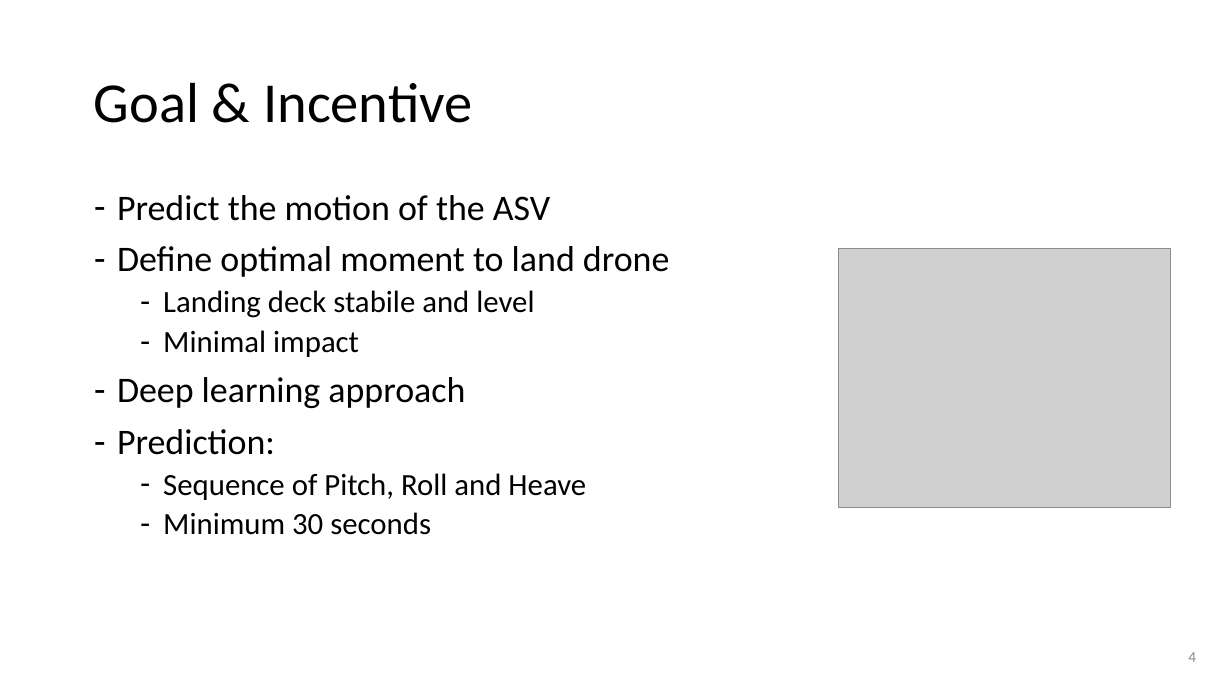
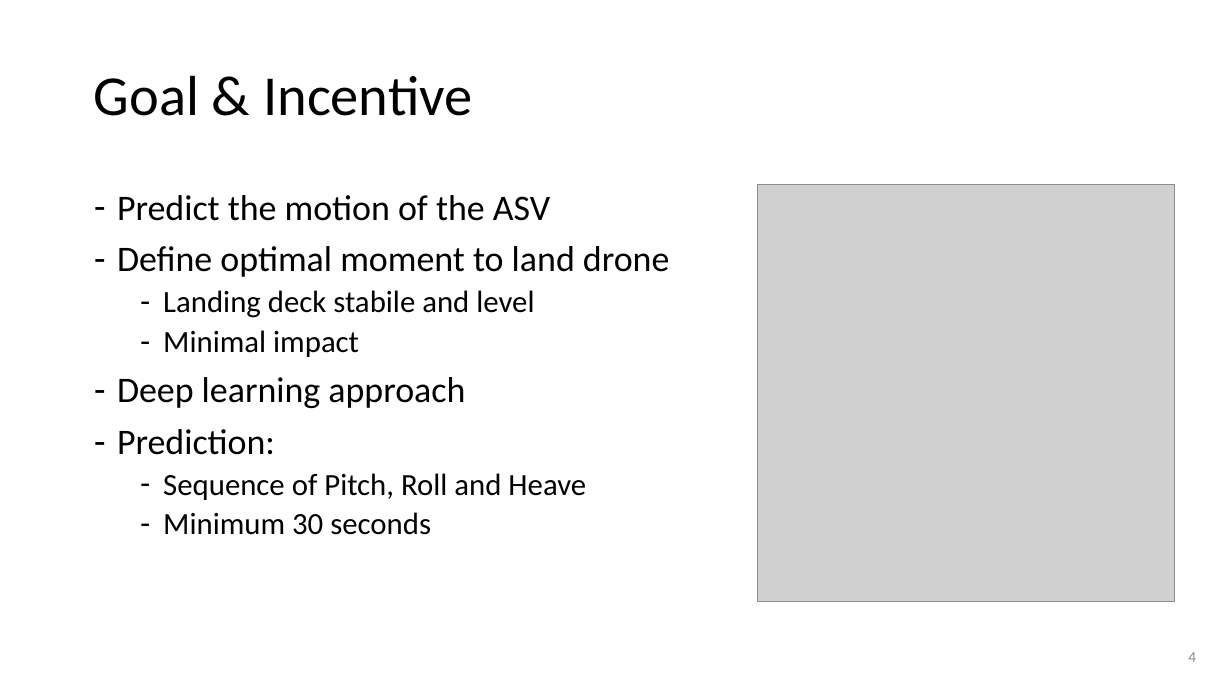
Before and after one commit to lancedw/3D-state-prediction-for-surface-vessels-using-IMU-data-and-images, a slide deck: slide 4 of Documentation/Presentations/April_presentation.pptx. Drawn at 1232x693 pixels with LibreOffice and Linux fonts; fonts in the diff are those of the drawing; grey boxes stand for pictures; background and template pictures are left out. Boxes give left, top, right and bottom in pixels: in the first picture for what was removed or moved away, otherwise in the second. Text is boxed around its words. In the diff, an @@ line names an element or a change of style, - is before the commit and + after.

```diff
--- a/Documentation/Presentations/April_presentation.pptx
+++ b/Documentation/Presentations/April_presentation.pptx
@@ title "Goal & Incentive": place and size @@
-title "Goal & Incentive" at [94, 82, 472, 123]
+title "Goal & Incentive" at [94, 75, 472, 116]
@@ picture added at [758, 185, 1175, 602] @@
@@ picture removed at [839, 249, 1171, 507] @@
```
Also in this commit, not shown: 3 other slides changed, 1 slide added.
